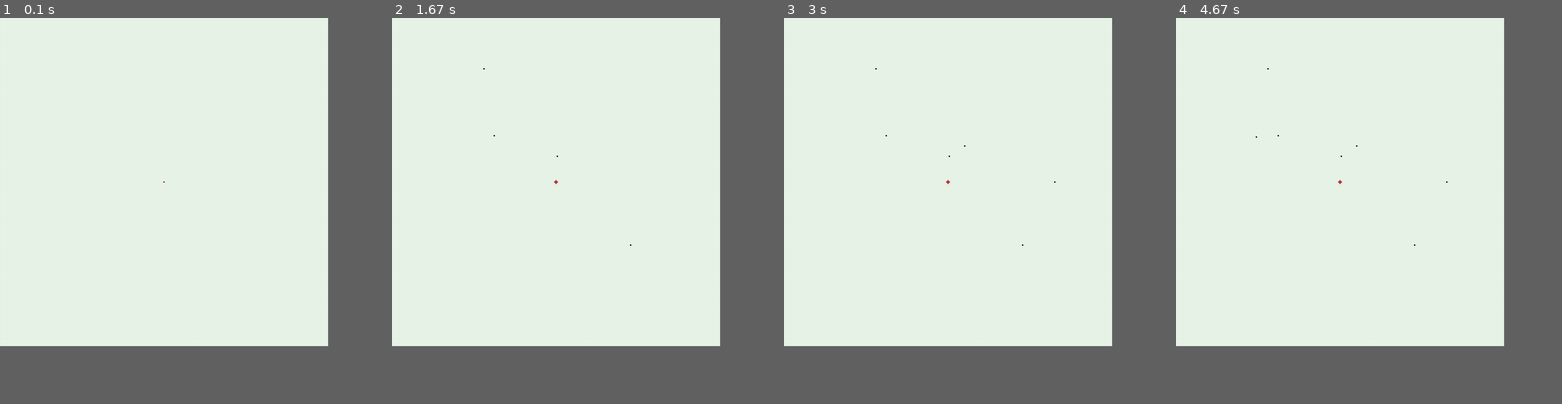
Above: before the commit, frames 1-4 (left to right).
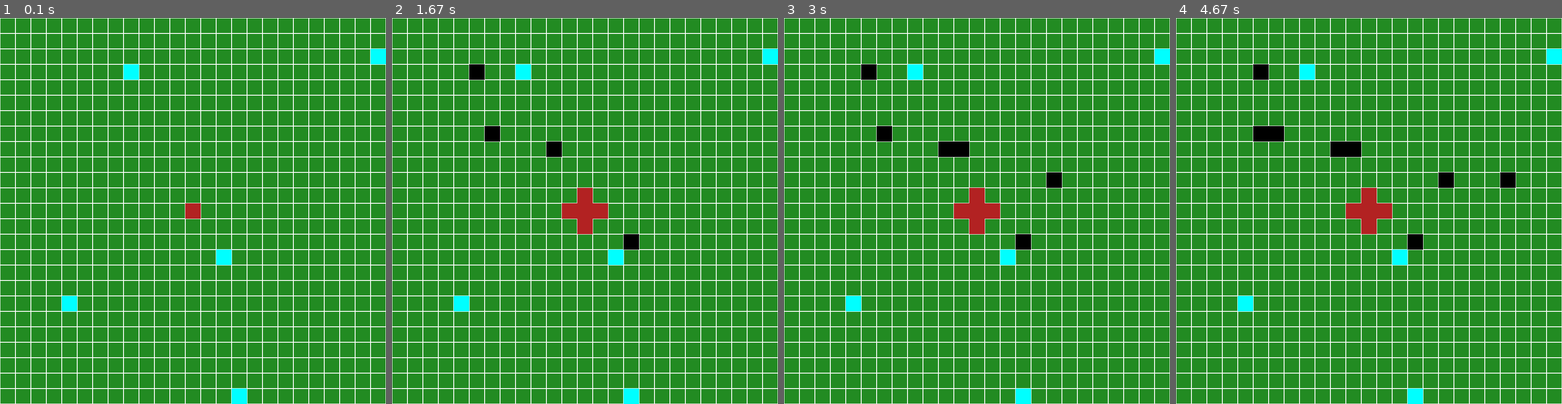
Above: after the commit, the same moments.

Repository: markus-brln/BachelorThesisForestFireControl
Game: pygame game, started from gui/main.py
Same seed, same stepped clock (60 frames per second), same inputs: the game is played once before the commit and once after it.
Inputs (mouse positions are in pixels of both pictures, inside the frame that each line leads up to):
- Up to frame 1 (0.1 s): no input
- Up to frame 2 (1.67 s): tap Space at 0.33 s; press the mouse at (631, 245) at 0.7 s; move the mouse to (557, 156) at 0.8 s; release the mouse at (484, 68) at 0.93 s; click (492, 133) at 1.3 s; move the mouse to (573, 145) at 1.63 s
- Up to frame 3 (3 s): click (965, 145) at 1.93 s; move the mouse to (1054, 180) at 2.37 s; click (1054, 180) at 2.73 s
- Up to frame 4 (4.67 s): move the mouse to (1507, 180) at 3.23 s; click (1507, 180) at 3.65 s; move the mouse to (1257, 137) at 4.2 s; click (1257, 137) at 4.65 s
The window is 765x765 before the commit and 900x900 after it. Grey fills any space a smaller window leaves; there, only what the larger window draws over its background counts as a difference.

The runs differ from the first frame. In frame 1, 60% of the frame differs, in the area x 0-100%, y 0-100%; in frame 2, 60%; in frame 3, 60%; in frame 4, 60%.

Commit message:
added state enum

Diff:
--- a/gui/Model/agent.py
+++ b/gui/Model/agent.py
@@ -3,25 +3,25 @@
 class Agent:
   # TODO: Original code gave W as parameter. Find out purpose
   def __init__(self, position, active = False):
-    self.x, self.y = position
+    self.position = position
     self.dead = False
     self.digging = True
     self.active = active
     self.agent_hist = deque()
-    self.agent_hist.append((self.x, self.y))
+    self.agent_hist.append(self.position)
     self.save_move = True
     self.waypoint = None
     self.model = None
 
   #
   def timestep(self):
-    if (self.x, self.y) == self.waypoint:
+    if (self.position) == self.waypoint:
       # TODO: Determine if this is appropriate
       self.dig()
     else:
       self.move()
       if self.save_move:
-        self.agent_hist.append((self.x, self.y))
+        self.agent_hist.append((self.position))
 
   def dig(self):
     pass
--- a/gui/Model/model.py
+++ b/gui/Model/model.py
@@ -1,12 +1,24 @@
 from Model.agent import Agent
+from enum import Enum
 
-class Model:
+import random
+
+
+# For data generation maybe lose the seed
+random.seed(1)
+
+class State(Enum):
+  ONGOING = 0
+  FIRE_CONTAINED = 1
+  FIRE_OUT_OF_CONTROL = 2
+
+class Model():
   # Other parameters can be added later
   ## Length: Grid size
   ## Agents: TODO determine: Number of agents or tuples of agent positions
-  def __init__(self, length: int, agents, firesize = 1):
+  def __init__(self, length: int, nr_of_agents: int, firesize: int = 1):
     self.size = length
-    self.agents = agents
+    self.nr_of_agents = nr_of_agents
 
     ## Fire initialization
     self.firepos = set()
@@ -16,14 +28,25 @@
 
 
   def startEpisode(self):
-    print("StartEpisode Called")
+    self.reset_agents()
     self.selected_squares = set() # Reset selection
     self.time = 0                 # Reset time
-    self.terminal_state = False   # Restart so at initial state
+    self.terminal_state = State.ONGOING
 
     # Start fire in the middle of the map
     self.firepos.clear()
     self.firepos = set(self.initial_fire)
+
+
+  # Start agents at random positions
+  def reset_agents(self):
+    self.agents = []
+    for _ in range(self.nr_of_agents):
+      agent_pos = self.random_position()
+      while not self.position_in_bounds(agent_pos) or agent_pos in self.initial_fire:
+        agent_pos = self.random_position()
+      self.agents += [Agent(agent_pos)]
+
 
 
   def set_initial_fire(self, firesize):
@@ -41,8 +64,8 @@
   # TODO: possibly reset selection?
   def time_step(self):
     self.time += 1                # Increment time
-    fire_in_bounds = self.expand_fire()            # Determine fire propagation
-    if not fire_in_bounds:
+    self.expand_fire()            # Determine fire propagation
+    if self.terminal_state == State.FIRE_OUT_OF_CONTROL:
       self.startEpisode()
 
   def select_square(self, position):
@@ -66,16 +89,23 @@
       neighbours = self.getNeighbours(pos)
       for neighbour in neighbours:
         if not self.position_in_bounds(neighbour):
-          return False
+          self.terminal_state = State.FIRE_OUT_OF_CONTROL
 
         self.firepos.add(neighbour)
 
-    return True
+  def random_position(self):
+    return (random.randint(0, self.size - 1), random.randint(0, self.size - 1))
+
 
   def position_in_bounds(self, position):
     x, y = position
     return x >= 0 and x <= self.size and y >= 0 and y <= self.size
 
+
+  def agent_positions(self):
+    return [agent.position for agent in self.agents]
+
+
   ## TODO: e.g. save data and ensure proper exiting of program
   def shut_down(self):
     self.startEpisode()
--- a/gui/View/view.py
+++ b/gui/View/view.py
@@ -30,7 +30,7 @@
     # State Dependent drawing
     self.draw_selected()
     self.draw_fire()
-    # self.draw_agents()
+    self.draw_agents()
 
     # Update pygame display
     pygame.display.update()
@@ -57,7 +57,7 @@
 
   # Draw the agent positions blue
   def draw_agents(self):
-    self.fill_blocks(self.model.agents, pygame.Color("Cyan"))
+    self.fill_blocks(self.model.agent_positions(), pygame.Color("Cyan"))
 
   # Draw the fire positions red
   def draw_fire(self):
--- a/gui/main.py
+++ b/gui/main.py
@@ -8,26 +8,20 @@
 from View.view import View
 from Controller.controller import Controller
 
-import random
-
-random.seed(0)
 
 pygame.init()  ## Initialize Pygame
-
-def random_position(size):
-  return (random.randint(0, size), random.randint(0, size))
 
 
 def main():
   # Environment parameters
-  size = 255
+  size = 25
   nr_of_agents = 5
+  firesize = 1
   block_size_in_pixels = int(900 / size)
 
-  agents = [Agent(random_position(size)) for _ in range(nr_of_agents)]
 
   # Initialization
-  environment = Model(size, agents)               ## Initialize Environment
+  environment = Model(size, nr_of_agents, firesize)               ## Initialize Environment
   view = View(environment, block_size_in_pixels)  ## Start View
   controller = Controller(environment, view)      ## Initialize Controller with model and view
 
